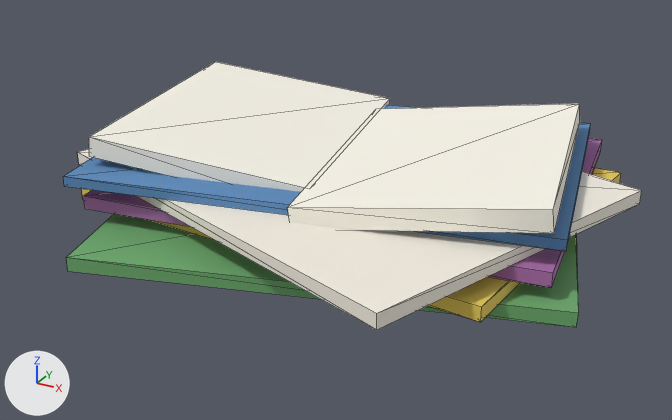
Before and after pictures for a commit that changed the glTF model assets/models/apartment/book_stack_mags.glb.
One viewpoint serves both versions: a 50 mm lens placed at (0.245, -0.459, 0.226), pointed at (0.004, -0.021, 0.007). Arrows for +X, +Y and +Z are at lower left; the lights stay in place. The older version comes first. Mesh edges are drawn as thin lines. Vertices at exactly the same position are counted once.

Names of what the first picture shows: 'book_stack_mags'.
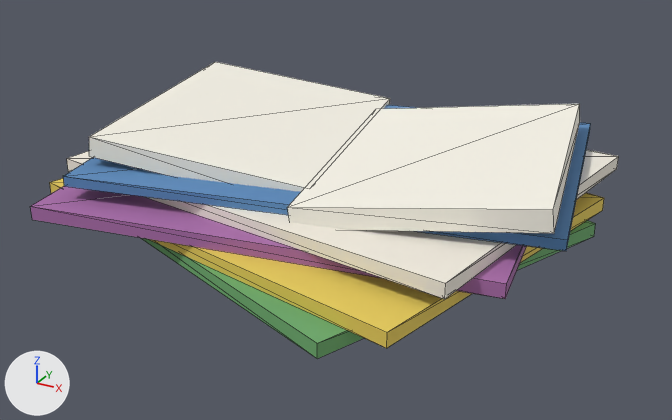
Where the newer file only moved an object's origin or applied its transform, the numbers keep the older frame.

Pixel boxes [x1, y1, x2, y2] of what changed, in the pictures (672 x 420 px; the box of a moved part takes in the faces that stretch with it):
'book_stack_mags', reshaped (11% taller)
    before: [63, 62, 641, 330]
    after: [31, 62, 619, 359]
part 1 of me_cube_066, moved or reshaped
    before: [66, 214, 579, 327]
    after: [141, 220, 596, 359]
part 2 of me_cube_066, moved or reshaped
    before: [82, 167, 621, 322]
    after: [50, 178, 604, 348]
part 3 of me_cube_066, moved or reshaped
    before: [84, 138, 602, 288]
    after: [31, 186, 527, 299]
part 4 of me_cube_066, moved or reshaped
    before: [78, 149, 641, 330]
    after: [67, 149, 619, 299]

The change, as a list of edits to the scene's bpy script:
```text
Change me_cube_066:
    used by ob_book_stack_mags; location = (0.0092, -0.0131, 0.004)
    remove me_cube_066.from_pydata(...)  # 56 vertices, 84 faces; spans x -0.159..0.156, y -0.143..0.141, z -0.004..0.052
    add me_cube_066.from_pydata(...)  # 56 vertices, 84 faces; spans x -0.182..0.141, y -0.142..0.14, z -0.004..0.052
    me_cube_066 part 1: the loose piece of 8 vertices spanning x -0.153..0.153, y -0.132..0.132, z -0.004..0.004 is turned -37.9 degrees about the z axis through its middle, then moved by (-0.024, -0.001, 0.0)
    me_cube_066 part 2: the loose piece of 8 vertices spanning x -0.143..0.132, y -0.09..0.13, z 0.004..0.012 is turned -8.3 degrees about the z axis through its middle, then moved by (-0.011, -0.024, 0.0)
    me_cube_066 part 3: the loose piece of 8 vertices spanning x -0.147..0.138, y -0.093..0.141, z 0.012..0.02 is turned 1 degrees about the z axis through its middle, then moved by (-0.017, -0.023, 0.0)
    me_cube_066 part 4: the loose piece of 8 vertices spanning x -0.156..0.156, y -0.143..0.132, z 0.02..0.028 is turned 11.3 degrees about the z axis through its middle, then moved by (-0.011, 0.018, 0.0)
```
